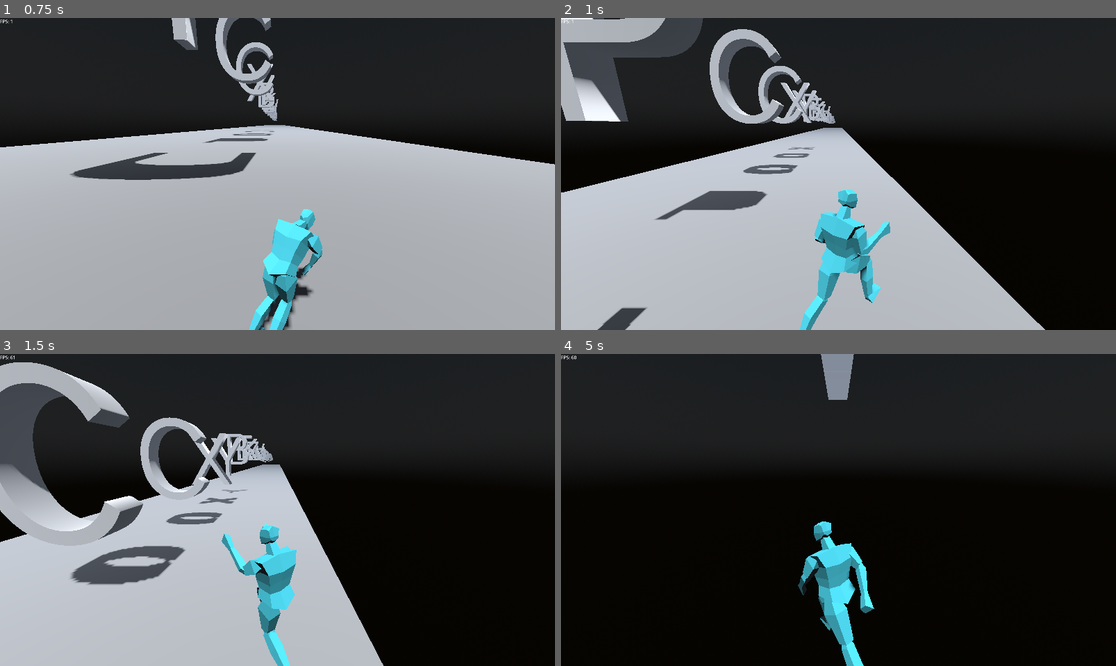
Above: before the commit, frames 1-4 (two rows, left to right).
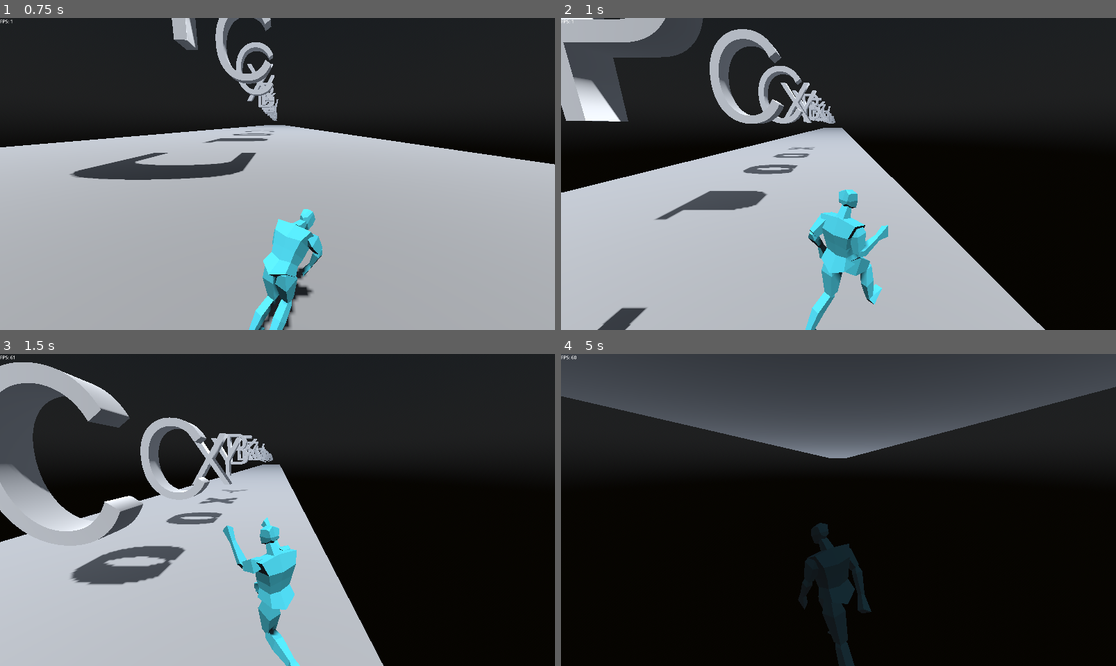
Above: after the commit, the same moments.

Repository: Togira123/Escape-the-Server
Game: Godot game, scene res://scenes/main.tscn
Two runs of this game, one before a commit and one after it. Both use one fixed random seed, a clock stepped at 60 frames per second and the inputs below.
Inputs:
- Up to frame 1 (0.75 s): hold D (move_right) from 0.53 s (still down); tap Shift (roll) at 0.6 s
- Up to frame 2 (1 s): keep holding D (move_right); tap Space (jump) at 0.77, 0.8 s
- Up to frame 3 (1.5 s): tap Space (jump) at 1.07, 1.35 s; release D (move_right) at 1.28 s; hold A (move_left) from 1.28 s (still down)
- Up to frame 4 (5 s): tap Space (jump) at 1.52, 1.82, 2.3, 3.02, 3.32, 3.6, 3.77, 4.07, 4.52, 4.82 s; tap Shift (roll) at 1.55, 2.1, 2.85, 4.35 s; release A (move_left) at 2.03 s; hold D (move_right) 2.03-3.53 s; hold A (move_left) from 3.53 s (still down)

Frame 1 is identical in both runs. In frame 2, 1.1% of the frame differs, in the area x 43-60%, y 55-100%; in frame 3, 0.7%; in frame 4, 26%, in the area x 0-100%, y 0-100%.

Commit message:
not working yet

Diff:
--- a/scenes/player.tscn
+++ b/scenes/player.tscn
@@ -779,8 +779,18 @@
 [sub_resource type="CapsuleShape3D" id="CapsuleShape3D_rwwv2"]
 radius = 0.35
 
-[sub_resource type="AnimationNodeAnimation" id="AnimationNodeAnimation_mya4v"]
+[sub_resource type="AnimationNodeTimeScale" id="AnimationNodeTimeScale_2kn2h"]
+
+[sub_resource type="AnimationNodeAnimation" id="AnimationNodeAnimation_kukue"]
 animation = &"jump"
+
+[sub_resource type="AnimationNodeBlendTree" id="AnimationNodeBlendTree_t35ax"]
+graph_offset = Vector2(-241.92, 27.84)
+nodes/TimeScale/node = SubResource("AnimationNodeTimeScale_2kn2h")
+nodes/TimeScale/position = Vector2(130, 180)
+nodes/jump/node = SubResource("AnimationNodeAnimation_kukue")
+nodes/jump/position = Vector2(-50, 120)
+node_connections = [&"TimeScale", 0, &"jump", &"output", 0, &"TimeScale"]
 
 [sub_resource type="AnimationNodeAnimation" id="AnimationNodeAnimation_onl7r"]
 animation = &"roll"
@@ -791,60 +801,59 @@
 [sub_resource type="AnimationNodeAnimation" id="AnimationNodeAnimation_f2n4p"]
 animation = &"spin"
 
-[sub_resource type="AnimationNodeStateMachineTransition" id="AnimationNodeStateMachineTransition_xq25b"]
-xfade_time = 0.2
+[sub_resource type="AnimationNodeStateMachineTransition" id="AnimationNodeStateMachineTransition_yhkwf"]
+xfade_time = 0.1
+switch_mode = 2
+advance_mode = 2
+
+[sub_resource type="AnimationNodeStateMachineTransition" id="AnimationNodeStateMachineTransition_2tlv1"]
+xfade_time = 0.1
+advance_mode = 2
+advance_condition = &"is_rolling"
+
+[sub_resource type="AnimationNodeStateMachineTransition" id="AnimationNodeStateMachineTransition_gmcbe"]
+xfade_time = 0.1
+switch_mode = 2
+advance_mode = 2
+
+[sub_resource type="AnimationNodeStateMachineTransition" id="AnimationNodeStateMachineTransition_tcjwd"]
+advance_mode = 2
+
+[sub_resource type="AnimationNodeStateMachineTransition" id="AnimationNodeStateMachineTransition_v4qp6"]
+xfade_time = 0.1
 advance_mode = 2
 advance_condition = &"is_jumping"
 
-[sub_resource type="AnimationNodeStateMachineTransition" id="AnimationNodeStateMachineTransition_3uns6"]
-xfade_time = 0.2
+[sub_resource type="AnimationNodeStateMachineTransition" id="AnimationNodeStateMachineTransition_65awk"]
+xfade_time = 0.1
+advance_mode = 2
+advance_condition = &"is_jumping"
+
+[sub_resource type="AnimationNodeStateMachineTransition" id="AnimationNodeStateMachineTransition_hovqr"]
+xfade_time = 0.1
 switch_mode = 2
 advance_mode = 2
 
-[sub_resource type="AnimationNodeStateMachineTransition" id="AnimationNodeStateMachineTransition_7kqwt"]
+[sub_resource type="AnimationNodeStateMachineTransition" id="AnimationNodeStateMachineTransition_8lgl6"]
+xfade_time = 0.1
+advance_mode = 2
+advance_condition = &"is_rolling"
+
+[sub_resource type="AnimationNodeStateMachineTransition" id="AnimationNodeStateMachineTransition_0xsl3"]
+xfade_time = 0.1
 advance_mode = 2
 advance_condition = &"is_spinning"
 
-[sub_resource type="AnimationNodeStateMachineTransition" id="AnimationNodeStateMachineTransition_yhkwf"]
-xfade_time = 0.2
-switch_mode = 2
-advance_mode = 2
-
-[sub_resource type="AnimationNodeStateMachineTransition" id="AnimationNodeStateMachineTransition_2tlv1"]
-advance_mode = 2
-advance_condition = &"is_rolling"
-
-[sub_resource type="AnimationNodeStateMachineTransition" id="AnimationNodeStateMachineTransition_gmcbe"]
-xfade_time = 0.2
-switch_mode = 2
-advance_mode = 2
-
-[sub_resource type="AnimationNodeStateMachineTransition" id="AnimationNodeStateMachineTransition_xqd7l"]
-advance_mode = 2
-advance_condition = &"is_rolling"
-
-[sub_resource type="AnimationNodeStateMachineTransition" id="AnimationNodeStateMachineTransition_ivjwd"]
-advance_mode = 2
-advance_condition = &"is_rolling"
-
-[sub_resource type="AnimationNodeStateMachineTransition" id="AnimationNodeStateMachineTransition_tcjwd"]
-advance_mode = 2
-
-[sub_resource type="AnimationNodeStateMachineTransition" id="AnimationNodeStateMachineTransition_o3ejl"]
-xfade_time = 0.2
-advance_mode = 2
-advance_condition = &"is_jumping"
-
 [sub_resource type="AnimationNodeStateMachine" id="AnimationNodeStateMachine_0aqrh"]
-states/jump/node = SubResource("AnimationNodeAnimation_mya4v")
-states/jump/position = Vector2(473.838, 7.16997)
+states/jump_blend_tree/node = SubResource("AnimationNodeBlendTree_t35ax")
+states/jump_blend_tree/position = Vector2(470.838, -5.33)
 states/roll/node = SubResource("AnimationNodeAnimation_onl7r")
 states/roll/position = Vector2(472.088, 198.67)
 states/run/node = SubResource("AnimationNodeAnimation_ryhfy")
 states/run/position = Vector2(338.587, 100.585)
 states/spin/node = SubResource("AnimationNodeAnimation_f2n4p")
 states/spin/position = Vector2(607.588, 97.835)
-transitions = ["run", "jump", SubResource("AnimationNodeStateMachineTransition_xq25b"), "jump", "run", SubResource("AnimationNodeStateMachineTransition_3uns6"), "jump", "spin", SubResource("AnimationNodeStateMachineTransition_7kqwt"), "spin", "run", SubResource("AnimationNodeStateMachineTransition_yhkwf"), "run", "roll", SubResource("AnimationNodeStateMachineTransition_2tlv1"), "roll", "run", SubResource("AnimationNodeStateMachineTransition_gmcbe"), "spin", "roll", SubResource("AnimationNodeStateMachineTransition_xqd7l"), "jump", "roll", SubResource("AnimationNodeStateMachineTransition_ivjwd"), "Start", "run", SubResource("AnimationNodeStateMachineTransition_tcjwd"), "roll", "jump", SubResource("AnimationNodeStateMachineTransition_o3ejl")]
+transitions = ["spin", "run", SubResource("AnimationNodeStateMachineTransition_yhkwf"), "run", "roll", SubResource("AnimationNodeStateMachineTransition_2tlv1"), "roll", "run", SubResource("AnimationNodeStateMachineTransition_gmcbe"), "Start", "run", SubResource("AnimationNodeStateMachineTransition_tcjwd"), "run", "jump_blend_tree", SubResource("AnimationNodeStateMachineTransition_v4qp6"), "roll", "jump_blend_tree", SubResource("AnimationNodeStateMachineTransition_65awk"), "jump_blend_tree", "run", SubResource("AnimationNodeStateMachineTransition_hovqr"), "jump_blend_tree", "roll", SubResource("AnimationNodeStateMachineTransition_8lgl6"), "jump_blend_tree", "spin", SubResource("AnimationNodeStateMachineTransition_0xsl3")]
 graph_offset = Vector2(43.0875, -57.33)
 
 [sub_resource type="CapsuleShape3D" id="CapsuleShape3D_uwwos"]
@@ -861,85 +870,85 @@
 bones/0/parent = -1
 bones/0/rest = Transform3D(1, 7.54952e-15, 2.38419e-07, -8.08066e-09, 0.999425, 0.0338927, -2.38282e-07, -0.0338927, 0.999425, 0, 1.03919, 0)
 bones/0/enabled = true
-bones/0/position = Vector3(0, 1.03919, 0)
-bones/0/rotation = Quaternion(-0.0169488, 1.19192e-07, -2.02046e-09, 0.999856)
+bones/0/position = Vector3(5.06235e-12, 1.03436, -5.98859e-10)
+bones/0/rotation = Quaternion(0.144685, 1.17957e-07, 1.73654e-08, 0.989478)
 bones/0/scale = Vector3(1, 1, 1)
 bones/1/name = "head"
 bones/1/parent = 0
 bones/1/rest = Transform3D(1, -4.81815e-08, -2.33499e-07, 3.55271e-15, 0.979367, -0.202088, 2.38419e-07, 0.202088, 0.979367, 8.32283e-16, 0.562933, 0)
 bones/1/enabled = true
 bones/1/position = Vector3(8.32283e-16, 0.562933, 0)
-bones/1/rotation = Quaternion(0.101569, -1.18593e-07, 1.2108e-08, 0.994829)
+bones/1/rotation = Quaternion(0.115132, -1.18416e-07, 1.37247e-08, 0.99335)
 bones/1/scale = Vector3(1, 1, 1)
 bones/2/name = "upperarm.l"
 bones/2/parent = 0
 bones/2/rest = Transform3D(-0.903905, 0.427493, -0.014317, -0.427487, -0.904014, -0.00362929, -0.0144943, 0.0028398, 0.999891, 0.199461, 0.509309, -0.0166663)
 bones/2/enabled = true
 bones/2/position = Vector3(0.199461, 0.509309, -0.0166663)
-bones/2/rotation = Quaternion(-0.00738236, -0.000202292, 0.975681, -0.219073)
+bones/2/rotation = Quaternion(0.0266014, 0.37588, 0.920856, -0.100151)
 bones/2/scale = Vector3(0.999999, 1, 1)
 bones/3/name = "lowerarm.l"
 bones/3/parent = 2
 bones/3/rest = Transform3D(0.998822, 0.0469059, -0.01246, -0.0485054, 0.973396, -0.223936, 0.00162455, 0.224277, 0.974524, 7.73479e-08, 0.279766, -1.39698e-09)
 bones/3/enabled = true
 bones/3/position = Vector3(7.73479e-08, 0.279766, -1.39698e-09)
-bones/3/rotation = Quaternion(0.112807, -0.00354481, -0.0240132, 0.99332)
+bones/3/rotation = Quaternion(0.111542, 0.0172094, -0.205827, 0.972058)
 bones/3/scale = Vector3(1, 1, 1)
 bones/4/name = "upperleg.l"
 bones/4/parent = 0
 bones/4/rest = Transform3D(-0.997591, 0.0694736, 0.00018024, -0.0694349, -0.996927, -0.0362756, -0.00234052, -0.0362004, 0.999344, 0.0927817, 0.0300752, -0.0104341)
 bones/4/enabled = true
 bones/4/position = Vector3(0.0927817, 0.0300752, -0.0104341)
-bones/4/rotation = Quaternion(-0.00413444, -0.018293, 0.999228, -0.0345295)
-bones/4/scale = Vector3(1.00002, 0.999999, 1.00001)
+bones/4/rotation = Quaternion(0.0121495, -0.104775, 0.994029, -0.0279514)
+bones/4/scale = Vector3(1.00002, 0.999998, 1.00001)
 bones/5/name = "lowerleg.l"
 bones/5/parent = 4
 bones/5/rest = Transform3D(0.999871, -0.0160162, -0.0014503, 0.0160817, 0.996007, 0.0878173, 3.80125e-05, -0.0878292, 0.996135, -1.26857e-08, 0.486798, 6.18456e-11)
 bones/5/enabled = true
 bones/5/position = Vector3(-1.26857e-08, 0.486798, 6.18456e-11)
-bones/5/rotation = Quaternion(-0.043944, -0.00037245, 0.00803038, 0.999002)
+bones/5/rotation = Quaternion(-0.176135, -0.000366714, 0.0321871, 0.98384)
 bones/5/scale = Vector3(1, 1, 1)
 bones/6/name = "foot.l"
 bones/6/parent = 5
 bones/6/rest = Transform3D(0.999874, -0.00668741, 0.0143948, 0.0158086, 0.338349, -0.940888, 0.00142162, 0.940997, 0.338413, -7.6916e-09, 0.494695, -3.60887e-09)
 bones/6/enabled = true
 bones/6/position = Vector3(-7.6916e-09, 0.494695, -3.60887e-09)
-bones/6/rotation = Quaternion(0.575077, 0.000929713, 0.00881848, 0.818051)
+bones/6/rotation = Quaternion(0.294037, 0.03285, -0.0443138, 0.954201)
 bones/6/scale = Vector3(1, 1, 1)
 bones/7/name = "upperarm.r"
 bones/7/parent = 0
 bones/7/rest = Transform3D(-0.903905, -0.427493, 0.0143165, 0.427487, -0.904014, -0.00362929, 0.0144938, 0.0028396, 0.999891, -0.199461, 0.509309, -0.0166664)
 bones/7/enabled = true
 bones/7/position = Vector3(-0.199461, 0.509309, -0.0166664)
-bones/7/rotation = Quaternion(0.00738213, -0.000202342, 0.975681, 0.219073)
+bones/7/rotation = Quaternion(0.049821, -0.327025, 0.9387, 0.0970307)
 bones/7/scale = Vector3(0.999999, 1, 1)
 bones/8/name = "lowerarm.r"
 bones/8/parent = 7
 bones/8/rest = Transform3D(0.998822, -0.0469059, 0.01246, 0.0485054, 0.973396, -0.223936, -0.00162455, 0.224277, 0.974524, -7.73707e-08, 0.279766, -4.65661e-10)
 bones/8/enabled = true
 bones/8/position = Vector3(-7.73707e-08, 0.279766, -4.65661e-10)
-bones/8/rotation = Quaternion(0.112807, 0.0035448, 0.0240132, 0.99332)
+bones/8/rotation = Quaternion(0.108814, -0.0299588, 0.316561, 0.941834)
 bones/8/scale = Vector3(1, 1, 1)
 bones/9/name = "upperleg.r"
 bones/9/parent = 0
 bones/9/rest = Transform3D(-0.997591, -0.0694735, -0.000180643, 0.0694349, -0.996927, -0.0362756, 0.00234012, -0.0362004, 0.999344, -0.0927817, 0.0300752, -0.0104342)
 bones/9/enabled = true
 bones/9/position = Vector3(-0.0927817, 0.0300752, -0.0104342)
-bones/9/rotation = Quaternion(0.00413438, -0.0182914, 0.999228, 0.0345292)
-bones/9/scale = Vector3(1.00002, 0.999999, 1.00001)
+bones/9/rotation = Quaternion(0.056966, 0.572217, 0.818095, 0.00657203)
+bones/9/scale = Vector3(1.00002, 0.999999, 1)
 bones/10/name = "lowerleg.r"
 bones/10/parent = 9
 bones/10/rest = Transform3D(0.999871, 0.0160162, 0.0014503, -0.0160817, 0.996007, 0.0878173, -3.80127e-05, -0.0878292, 0.996135, -2.08375e-08, 0.486799, -1.2169e-09)
 bones/10/enabled = true
 bones/10/position = Vector3(-2.08375e-08, 0.486799, -1.2169e-09)
-bones/10/rotation = Quaternion(-0.0439555, 0.000372451, -0.00803249, 0.999001)
+bones/10/rotation = Quaternion(-0.478719, 0.000324953, -0.0874822, 0.873599)
 bones/10/scale = Vector3(1, 1, 1)
 bones/11/name = "foot.r"
 bones/11/parent = 10
 bones/11/rest = Transform3D(0.999874, 0.0066874, -0.0143948, -0.0158086, 0.338349, -0.940888, -0.00142161, 0.940997, 0.338412, 1.60734e-08, 0.494695, -3.25963e-09)
 bones/11/enabled = true
 bones/11/position = Vector3(1.60734e-08, 0.494695, -3.25963e-09)
-bones/11/rotation = Quaternion(0.575078, -0.000929457, -0.00881828, 0.81805)
+bones/11/rotation = Quaternion(0.700154, 0.0543031, 0.0176222, 0.711706)
 bones/11/scale = Vector3(1, 1, 1)
 
 [node name="Cube" type="MeshInstance3D" parent="Armature/Skeleton3D"]
@@ -958,9 +967,10 @@
 [node name="AnimationTree" type="AnimationTree" parent="."]
 tree_root = SubResource("AnimationNodeStateMachine_0aqrh")
 anim_player = NodePath("../AnimationPlayer")
-parameters/conditions/is_jumping = true
+parameters/conditions/is_jumping = false
 parameters/conditions/is_rolling = false
 parameters/conditions/is_spinning = false
+parameters/jump_blend_tree/TimeScale/scale = 0.7
 
 [node name="Hitbox" type="Area3D" parent="."]
 collision_layer = 0
@@ -970,3 +980,6 @@
 [node name="CollisionShape3D" type="CollisionShape3D" parent="Hitbox"]
 transform = Transform3D(1, 0, 0, 0, 1, 0, 0, 0, 1, 0, 2, 0)
 shape = SubResource("CapsuleShape3D_uwwos")
+
+[connection signal="animation_finished" from="AnimationTree" to="." method="_on_animation_tree_animation_finished"]
+[connection signal="animation_started" from="AnimationTree" to="." method="_on_animation_tree_animation_started"]
--- a/scripts/player.gd
+++ b/scripts/player.gd
@@ -2,6 +2,7 @@
 
 @onready var armature = $Armature
 @onready var animation_tree = $AnimationTree
+@onready var animation_state_machine: AnimationNodeStateMachinePlayback = animation_tree.get("parameters/playback")
 
 @onready var level = $"../Level"
 
@@ -10,24 +11,43 @@
 const LERP_VAL = 0.3
 const FALL_ACCELERATION = 75
 
+var has_spinned = false # makes sure players can only roll once after jumping
+var is_jumping = false
 var is_rolling = false
 
 func _physics_process(delta):
+	animation_tree.set("parameters/conditions/is_rolling", false)
 	animation_tree.set("parameters/conditions/is_jumping", false)
-	animation_tree.set("parameters/conditions/is_rolling", false)
-	animation_tree.set("parameters/conditions/is_spinning", false)
 	# Add the gravity
 	if not is_on_floor():
-		velocity.y -= FALL_ACCELERATION * delta
+		if not has_spinned and is_jumping and not is_rolling and Input.is_action_just_pressed("jump"):
+			print("has_spinned ", has_spinned)
+			print("is_jumping ", is_jumping)
+			print("is_rolling ", is_rolling)
+			print("stored_is_jumping ", animation_tree.get("parameters/conditions/is_jumping"))
+			print("stored_is_rolling ", animation_tree.get("parameters/conditions/is_rolling"))
+			animation_tree.set("parameters/conditions/is_spinning", true)
+			#animation_state_machine.travel("jump_blend_tree")
+
+			has_spinned = true
+
+		if animation_tree.get("parameters/conditions/is_spinning"):
+			velocity.y = 0.0
+		else:
+			velocity.y -= FALL_ACCELERATION * delta
 	else:
+		has_spinned = false
+		is_jumping = false
 	# 	Handle jump
 		if Input.is_action_just_pressed("jump"):
 			animation_tree.set("parameters/conditions/is_jumping", true)
+			is_jumping = true
 			velocity.y = JUMP_VELOCITY
 
 	# Handle roll
 	if Input.is_action_just_pressed("roll"):
-			animation_tree.set("parameters/conditions/is_rolling", true)
+		animation_tree.set("parameters/conditions/is_rolling", true)
+		is_rolling = true
 
 	# Get the input direction and handle the movement/deceleration.
 	# As good practice, you should replace UI actions with custom gameplay actions.
@@ -63,6 +83,11 @@
 func _on_animation_tree_animation_started(anim_name):
 	print("started", anim_name)
 
-
 func _on_animation_tree_animation_finished(anim_name):
-	print("finished", anim_name)
+	print(anim_name)
+	if anim_name == "spin":
+		animation_tree.set("parameters/conditions/is_spinning", false)
+	elif anim_name == "jump_blend_tree":
+		is_jumping = false
+	elif anim_name == "roll":
+		is_rolling = false
Not shown: 1 places in scenes/player.tscn that only renumber resources
